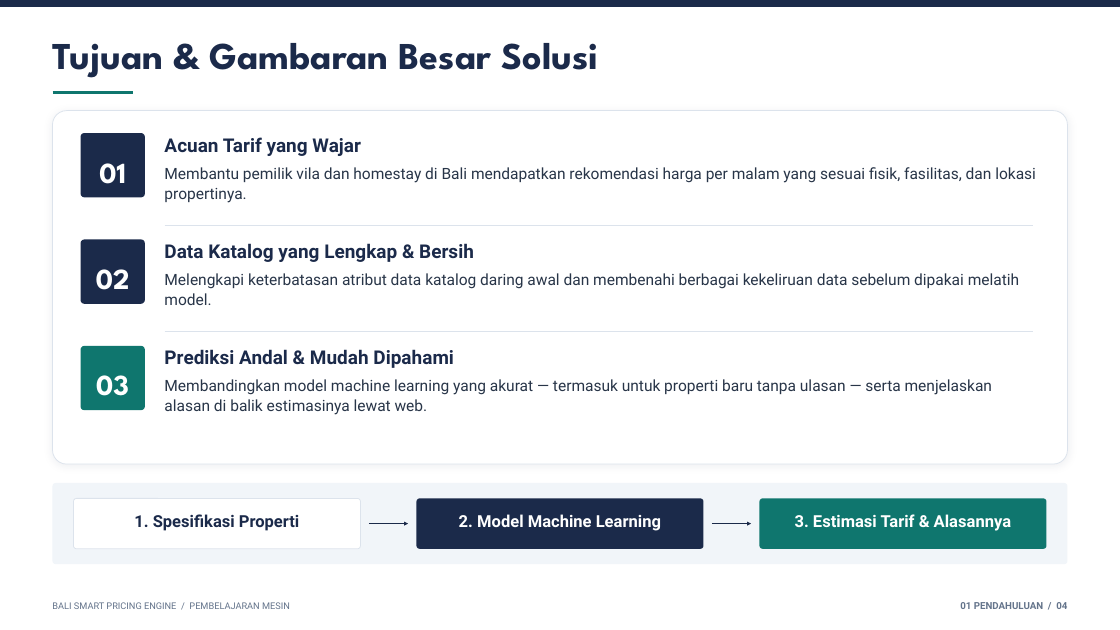
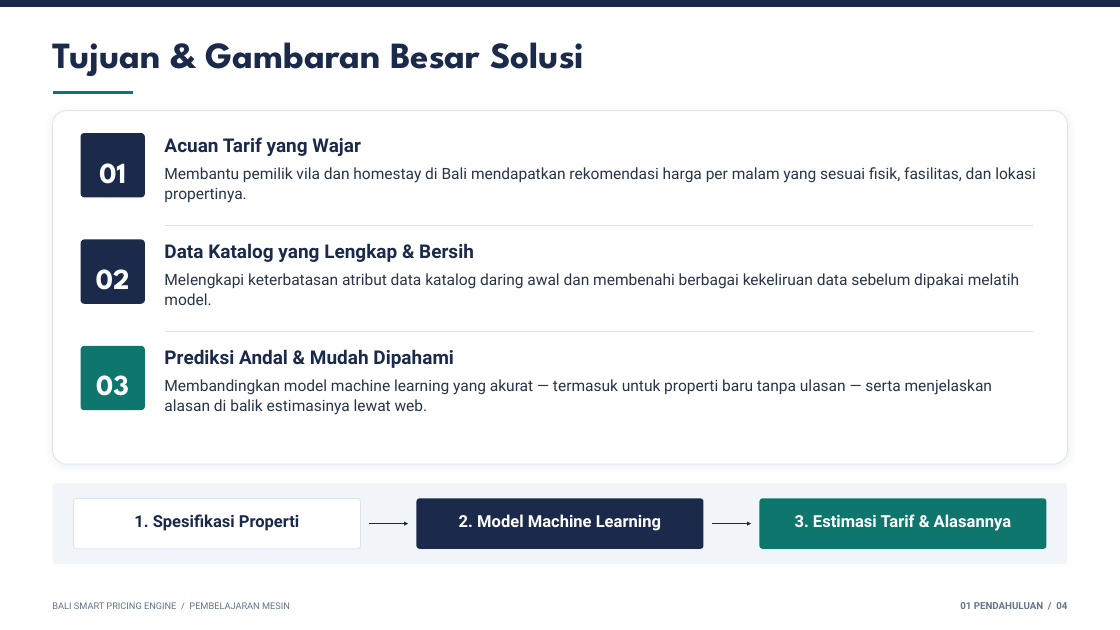
Before and after one commit to kasuganozomi/bali-properties-regressor-engine, a slide deck: slide 4 of docs/presentasi/PRESENTASI_FINAL.pptx. Drawn at 1120x630 pixels with LibreOffice and Linux fonts; fonts in the diff are those of the drawing; background and template pictures are left out. Boxes give left, top, right and bottom in pixels: in the first picture for what was removed or moved away, otherwise in the second. Text is boxed around its words. In the diff, an @@ line names an element or a change of style, - is before the commit and + after.

```diff
--- a/docs/presentasi/PRESENTASI_FINAL.pptx
+++ b/docs/presentasi/PRESENTASI_FINAL.pptx
@@ text "Tujuan & Gambaran Besar Solusi" at [52,42,584,76]: size 39 to 38 pt @@
```
Also in this commit, not shown: 9 other slides changed, 4 slides added, 1 slide removed, 4 other files.
